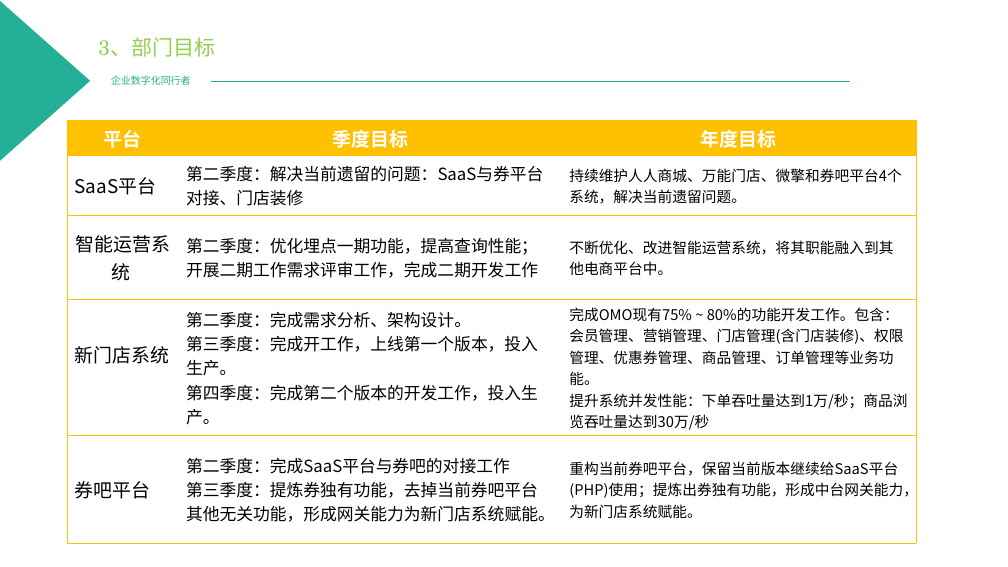
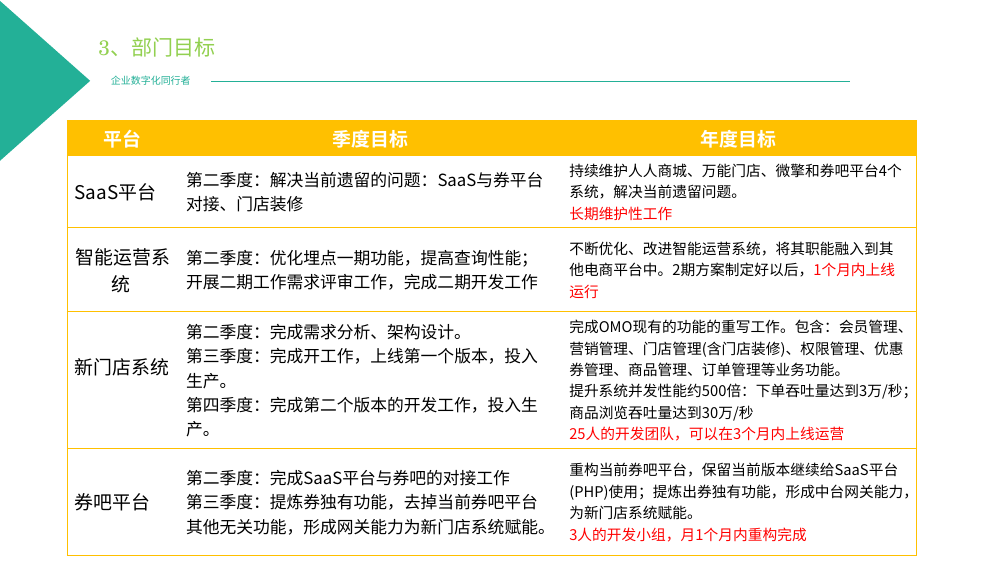
Before and after one commit to PowerYangcl/company-docment, a slide deck: slide 8 of 中企动力/2019年电商中台发展规划 - 杨成琳.pptx. Drawn at 1008x567 pixels with LibreOffice and Linux fonts; fonts in the diff are those of the drawing; background and template pictures are left out. Boxes give left, top, right and bottom in pixels: in the first picture for what was removed or moved away, otherwise in the second. Text is boxed around its words. In the diff, an @@ line names an element or a change of style, - is before the commit and + after.

```diff
--- a/中企动力/2019年电商中台发展规划 - 杨成琳.pptx
+++ b/中企动力/2019年电商中台发展规划 - 杨成琳.pptx
@@ table at (x1=67, y1=120, x2=917, y2=546) @@
-row 2, column 3: 持续维护人人商城、万能门店、微擎和券吧平台4个系统，解决当前遗留问题。
+row 2, column 3: 持续维护人人商城、万能门店、微擎和券吧平台4个系统，解决当前遗留问题。 / 长期维护性工作
-row 3, column 3: 不断优化、改进智能运营系统，将其职能融入到其他电商平台中。
+row 3, column 3: 不断优化、改进智能运营系统，将其职能融入到其他电商平台中。2期方案制定好以后，1个月内上线运行
-row 4, column 3: 完成OMO现有75% ~ 80%的功能开发工作。包含：会员管理、营销管理、门店管理(含门店装修)、权限管理、优惠券管理、商品管理、订单管理等业务功能。 / 提升系统并发性能：下单吞吐量达到1万/秒；商品浏览吞吐量达到30万/秒
+row 4, column 3: 完成OMO现有的功能的重写工作。包含：会员管理、营销管理、门店管理(含门店装修)、权限管理、优惠券管理、商品管理、订单管理等业务功能。 / 提升系统并发性能约500倍：下单吞吐量达到3万/秒；商品浏览吞吐量达到30万/秒 / 25人的开发团队，可以在3个月内上线运营
-row 5, column 3: 重构当前券吧平台，保留当前版本继续给SaaS平台(PHP)使用；提炼出券独有功能，形成中台网关能力，为新门店系统赋能。
+row 5, column 3: 重构当前券吧平台，保留当前版本继续给SaaS平台(PHP)使用；提炼出券独有功能，形成中台网关能力，为新门店系统赋能。 / 3人的开发小组，月1个月内重构完成
```
Also in this commit, not shown: 5 other slides changed, 1 slide added, 1 slide removed.
